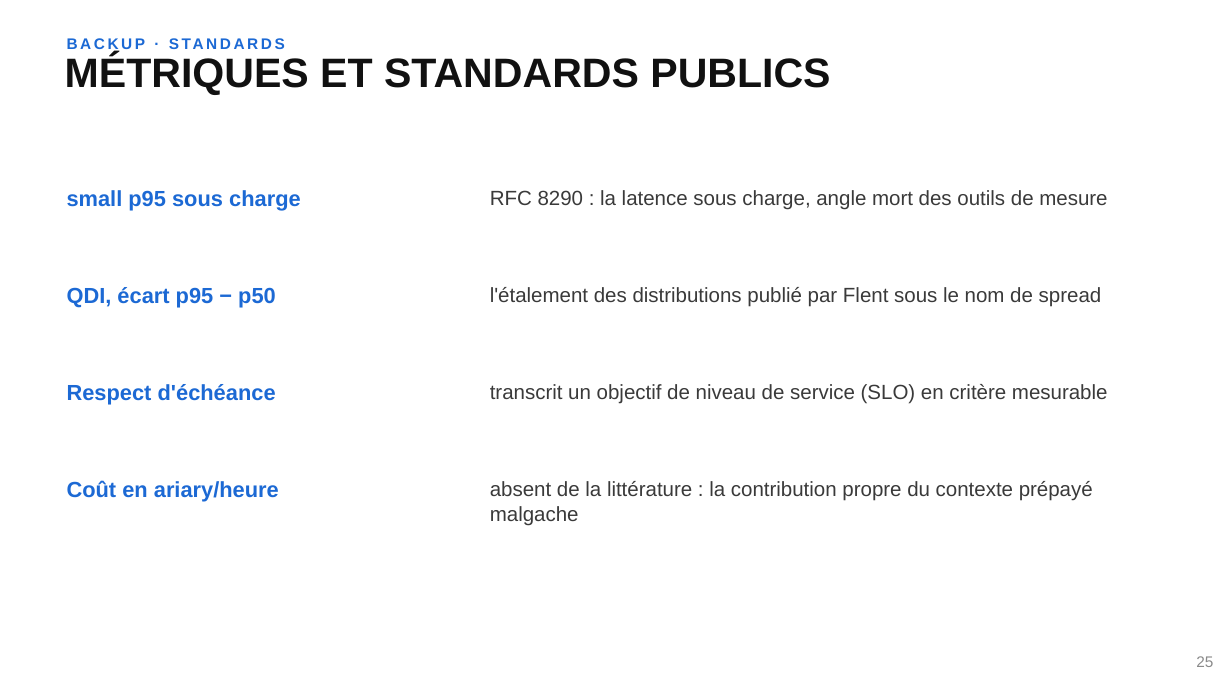
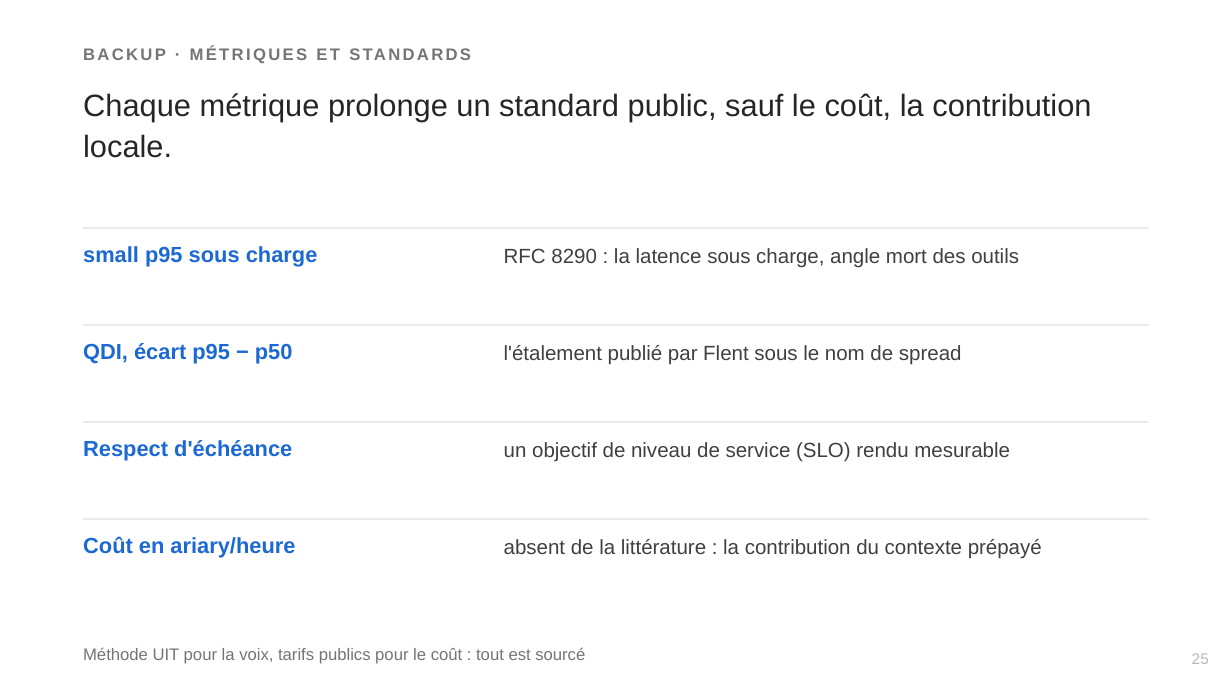
Before and after one commit to Realms4239/cgo, a slide deck: slide 25 of book/soutenance.pptx. Drawn at 1232x693 pixels with LibreOffice and Linux fonts; fonts in the diff are those of the drawing. Boxes give left, top, right and bottom in pixels: in the first picture for what was removed or moved away, otherwise in the second. Text is boxed around its words. In the diff, an @@ line names an element or a change of style, - is before the commit and + after.

```diff
--- a/book/soutenance.pptx
+++ b/book/soutenance.pptx
@@ text at (384, 58, 639, 88): text changed; size 12 to 13 pt; text colour #1C69D4 to #757575 @@
-BACKUP · STANDARDS
+BACKUP · MÉTRIQUES ET STANDARDS
@@ text at (83, 93, 1091, 158): text changed; size 32 to 24 pt; text colour #111111 to #262626; bold off @@
-MÉTRIQUES ET STANDARDS PUBLICS
+Chaque métrique prolonge un standard public, sauf le coût, la contribution locale.
@@ rectangle added at (83, 227, 1149, 228), fill #E0E0E0 @@
@@ text "small p95 sous charge": place and size @@
-text "small p95 sous charge" at (67, 190, 301, 211)
+text "small p95 sous charge" at (83, 246, 318, 266)
@@ text at (504, 248, 1019, 267): text changed; text colour #3A3A3A to #404040 @@
-RFC 8290 : la latence sous charge, angle mort des outils de mesure
+RFC 8290 : la latence sous charge, angle mort des outils
@@ rectangle added at (83, 324, 1149, 325), fill #E0E0E0 @@
@@ text "QDI, écart p95 − p50": place and size @@
-text "QDI, écart p95 − p50" at (67, 287, 276, 308)
+text "QDI, écart p95 − p50" at (83, 343, 293, 363)
@@ text at (504, 345, 962, 365): text changed; text colour #3A3A3A to #404040 @@
-l'étalement des distributions publié par Flent sous le nom de spread
+l'étalement publié par Flent sous le nom de spread
@@ text "Respect d'échéance": place and size @@
-text "Respect d'échéance" at (67, 384, 276, 405)
+text "Respect d'échéance" at (83, 440, 292, 460)
@@ rectangle added at (83, 421, 1149, 422), fill #E0E0E0 @@
@@ text at (504, 442, 1010, 462): text changed; text colour #3A3A3A to #404040 @@
-transcrit un objectif de niveau de service (SLO) en critère mesurable
+un objectif de niveau de service (SLO) rendu mesurable
@@ text "Coût en ariary/heure": place and size @@
-text "Coût en ariary/heure" at (67, 480, 279, 502)
+text "Coût en ariary/heure" at (83, 536, 295, 557)
@@ rectangle added at (83, 518, 1149, 519), fill #E0E0E0 @@
@@ text at (504, 539, 1042, 559): text changed; text colour #3A3A3A to #404040 @@
-absent de la littérature : la contribution propre du contexte prépayé malgache
+absent de la littérature : la contribution du contexte prépayé
@@ text added at (83, 647, 585, 664), 13 pt, text #757575 @@
+Méthode UIT pour la voix, tarifs publics pour le coût : tout est sourcé
@@ text "25" at (1192, 653, 1209, 664): text colour #8A8A8A to #B9B9B9 @@
```
Also in this commit, not shown: 20 other slides changed, 5 slides added, 5 slides removed, 4 other files.
